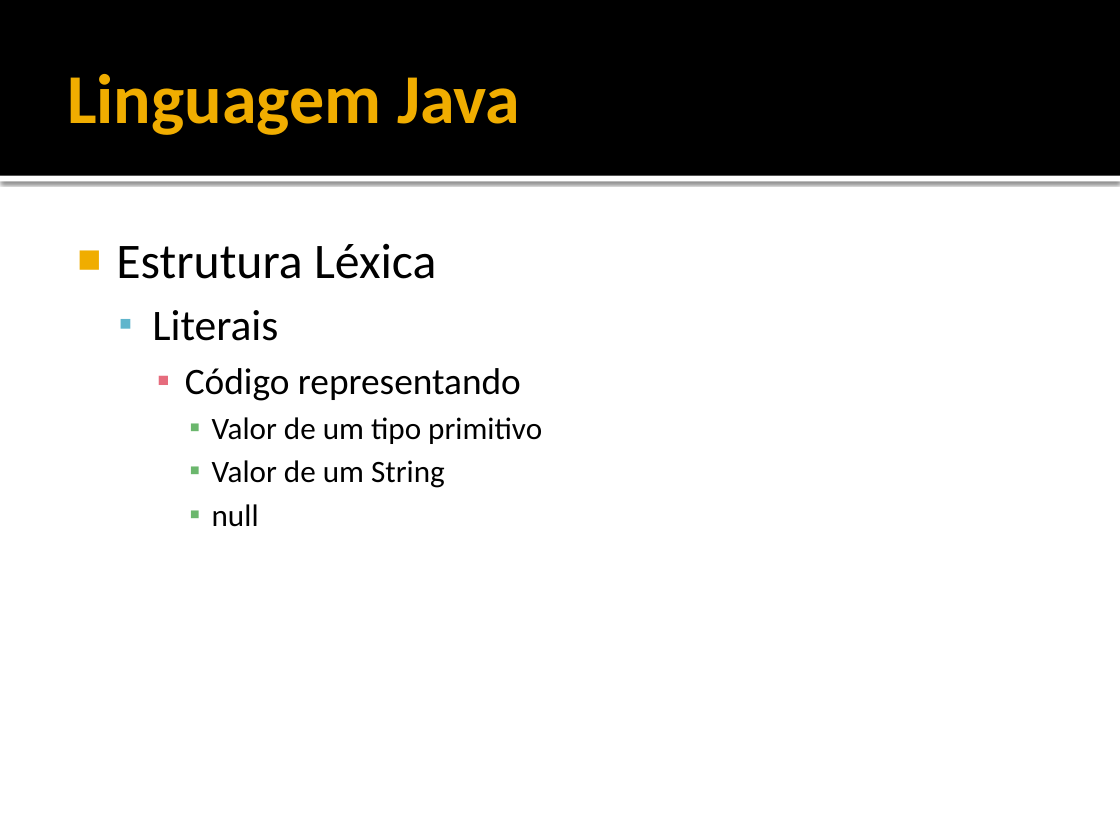
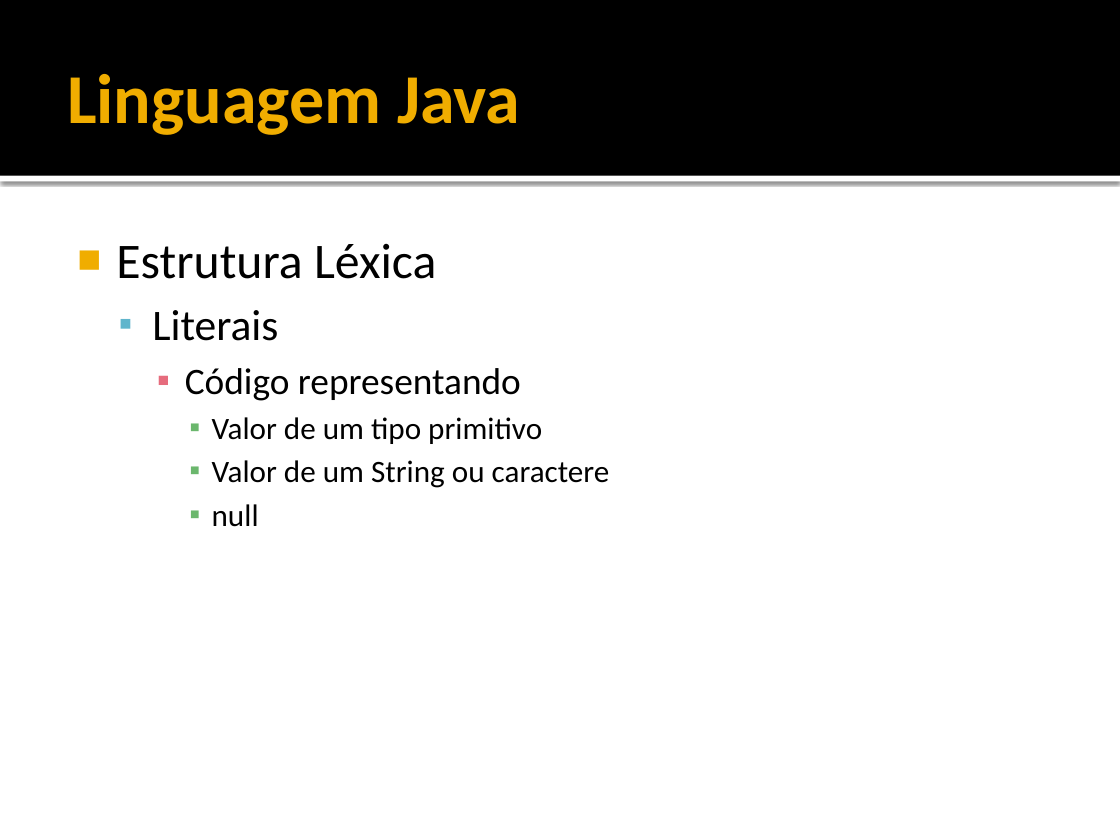
Before and after one commit to filosofisto/cpb-treinamento, a slide deck: slide 20 of Fundamentos/Fundamentos - Java Basico.pptx. Drawn at 1120x840 pixels with LibreOffice and Linux fonts; fonts in the diff are those of the drawing. Boxes give left, top, right and bottom in pixels: in the first picture for what was removed or moved away, otherwise in the second. Text is boxed around its words. In the diff, an @@ line names an element or a change of style, - is before the commit and + after.

```diff
--- a/Fundamentos/Fundamentos - Java Basico.pptx
+++ b/Fundamentos/Fundamentos - Java Basico.pptx
@@ text at box(212, 460, 610, 488): text changed @@
-      ▪ Valor de um String
+      ▪ Valor de um String ou caractere
```
Also in this commit, not shown: 1 other slide changed, 2 slides added, 2 other files.
